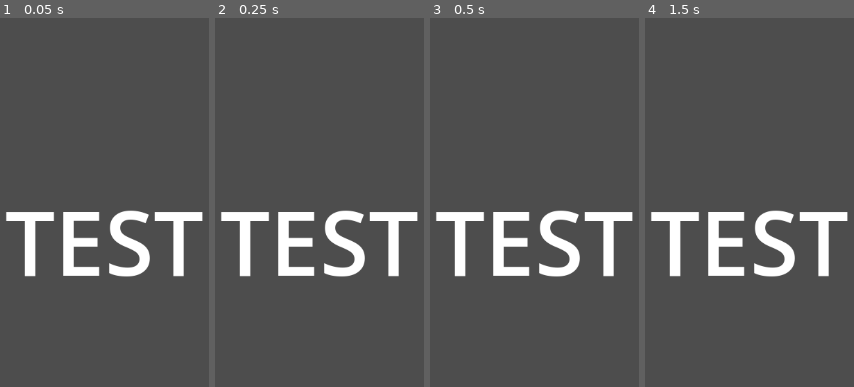
Above: before the commit, frames 1-4 (left to right).
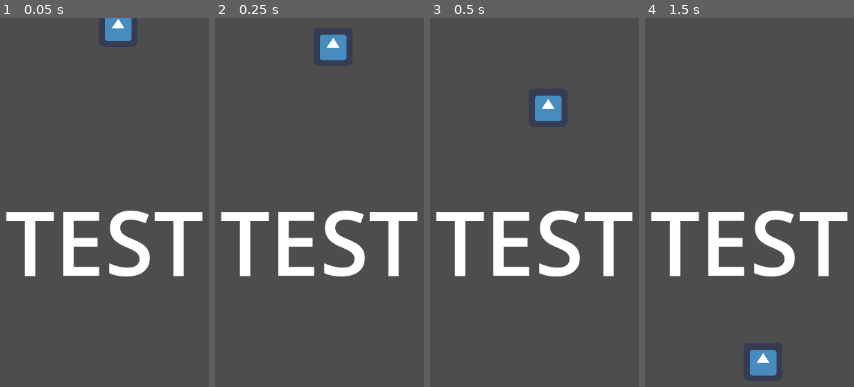
Above: after the commit, the same moments.

Repository: DKaruhn/Portfolio
Game: Godot game, scene res://SCENES/test_scene.tscn
Two runs of this game, one before a commit and one after it. Both use one fixed random seed, a clock stepped at 60 frames per second and the inputs below. The engine's default icon, where the game draws it, is replaced by a stand-in: a white triangle on a blue panel in a dark square.
Inputs:
- Up to frame 1 (0.05 s): no input
- Up to frame 2 (0.25 s): no input
- Up to frame 3 (0.5 s): no input
- Up to frame 4 (1.5 s): no input

The runs differ from the first frame. In frame 1, 0.8% of the frame differs, in the area x 50-64%, y 0-7%; in frame 2, 0.9%, in the area x 50-64%, y 4-12%; in frame 3, 0.9%; in frame 4, 0.9%.

Commit message:
changed test scene

Diff:
--- a/SCENES/test_scene.tscn
+++ b/SCENES/test_scene.tscn
@@ -1,4 +1,12 @@
-[gd_scene format=3 uid="uid://c7qdbytewyn4l"]
+[gd_scene load_steps=4 format=3 uid="uid://c7qdbytewyn4l"]
+
+[ext_resource type="Texture2D" uid="uid://dtue2wipqdr1v" path="res://docs/portfolio.icon.png" id="1_nqm21"]
+
+[sub_resource type="CircleShape2D" id="CircleShape2D_7pi6s"]
+radius = 29.0
+
+[sub_resource type="RectangleShape2D" id="RectangleShape2D_v3o52"]
+size = Vector2(1155, 122)
 
 [node name="TestScene" type="Node2D"]
 
@@ -9,3 +17,21 @@
 text = "TEST"
 horizontal_alignment = 1
 vertical_alignment = 1
+
+[node name="RigidBody2D" type="RigidBody2D" parent="."]
+mass = 0.015
+
+[node name="Sprite2D" type="Sprite2D" parent="RigidBody2D"]
+position = Vector2(597, 13)
+scale = Vector2(0.433085, 0.433085)
+texture = ExtResource("1_nqm21")
+
+[node name="CollisionShape2D" type="CollisionShape2D" parent="RigidBody2D"]
+position = Vector2(597, 13)
+shape = SubResource("CircleShape2D_7pi6s")
+
+[node name="StaticBody2D" type="StaticBody2D" parent="."]
+
+[node name="CollisionShape2D" type="CollisionShape2D" parent="StaticBody2D"]
+position = Vector2(576.5, 586)
+shape = SubResource("RectangleShape2D_v3o52")
